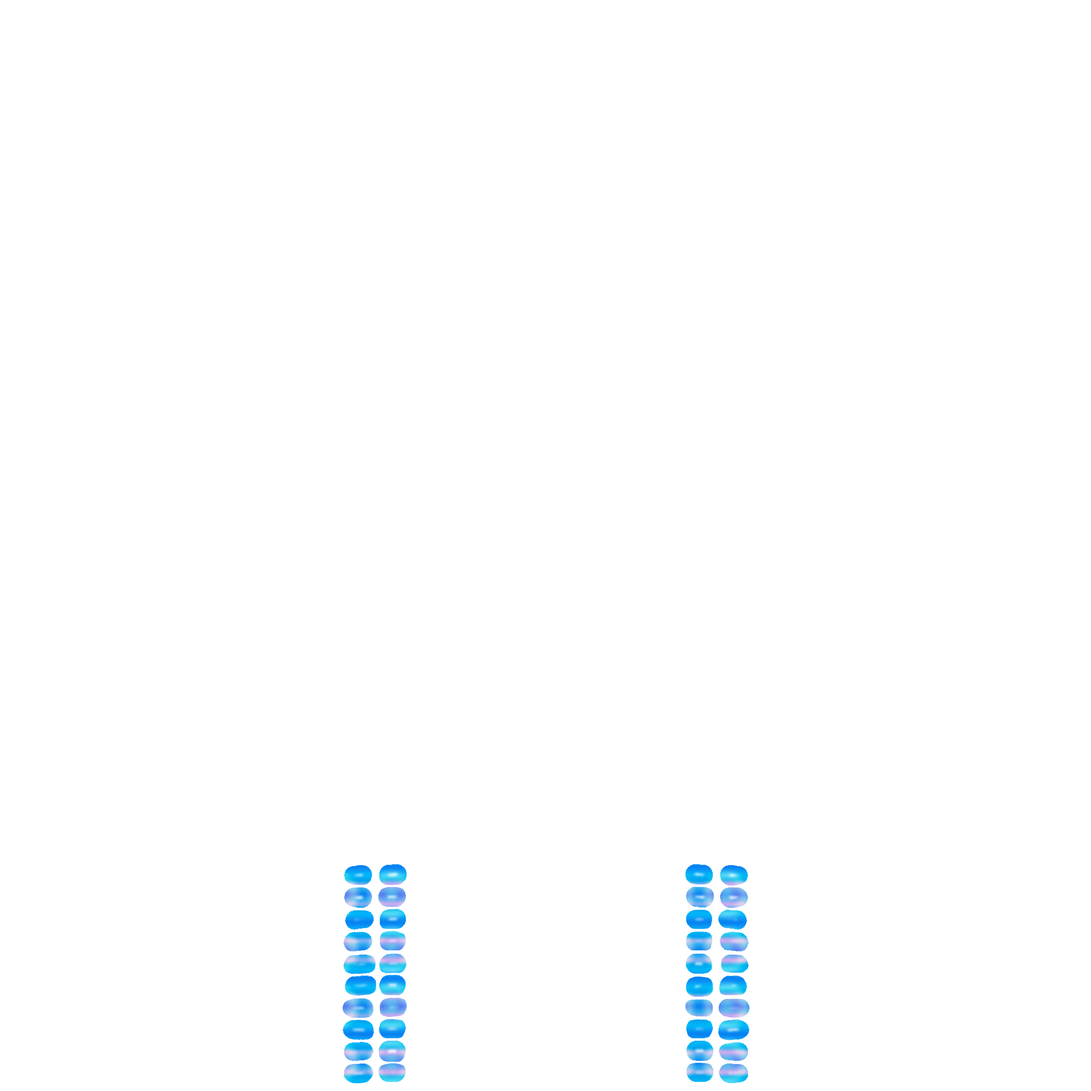
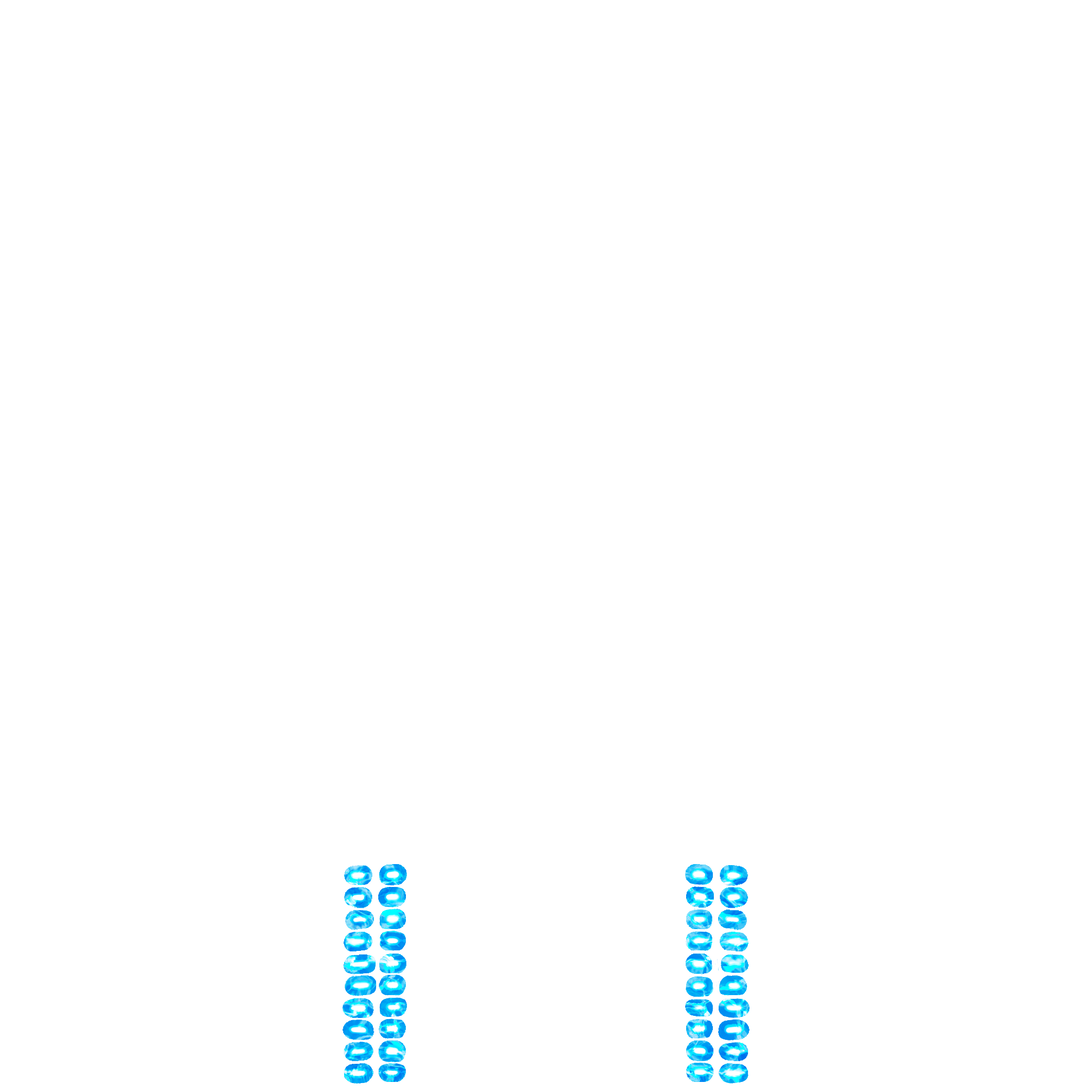
Layers edited between the first and the second 1091x1091 image:
added layer "Layer 1 copy 2" (lighter color) above "Layer 1 copy" over [342, 864, 750, 1085]
added layer "Layer 1 copy" (overlay) above "Layer 1" over [342, 864, 750, 1085]
"Layer 1": blend normal → overlay over [342, 864, 750, 1085]
